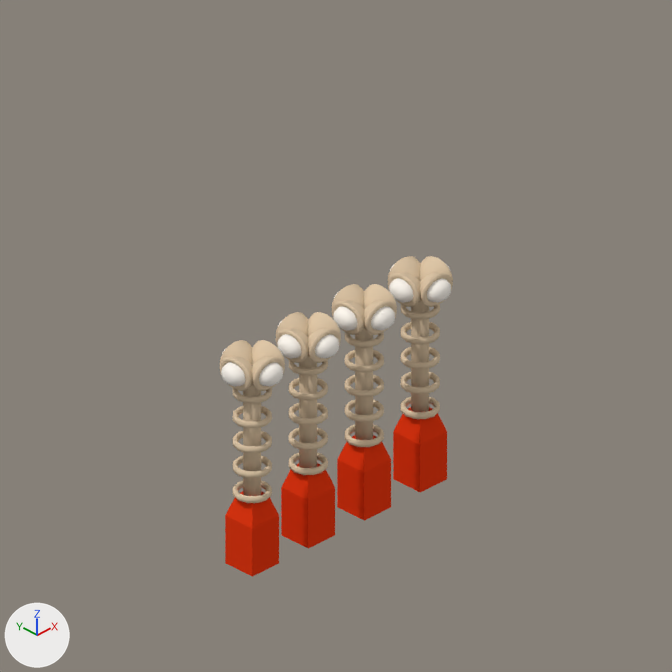
One commit to the Blender file rct2/scenery/MartianTheming/wmw_Martian-Wall/wmw_V001.blend: the scene before it, then after it.
Both versions are drawn from the file's camera 'Camera'. Arrows for +X, +Y and +Z are at lower left; the lights stay in place.
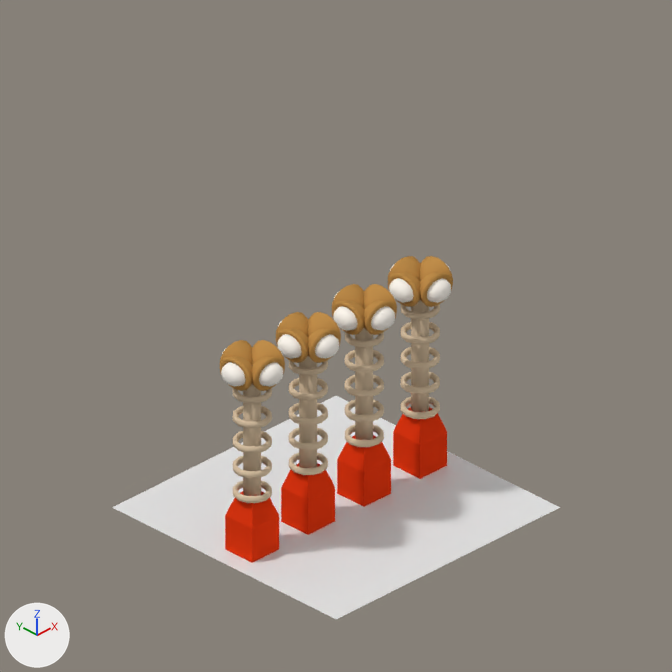
What changed in the scene script:
```text
Add mat_brass_dark:
    mat_brass_dark = diffuse_material('brass_dark')
    mat_brass_dark.base_color = (0.522, 0.268, 0.0698)  # orange #bf8d4b
Change me_circle_008:
    where me_circle_008.from_pydata(...)  # 162 vertices, 176 faces; spans x -0.2..0.2, y -0.3..0.031, z -0.031..0.3
    used by ob_circle_002; parent = ob_cylinder_003; location = (1.5, 0.0, 2.684); rotation_euler = (-0.785, 1.571, 0.0), in degrees (-45, 90, 0); scale = (1.1, 1.38, 1.38)
    me_circle_008 part 1: all 112 faces that had it switch from mat_brass (beige #ddc6a7) to mat_brass_dark (orange #bf8d4b)
Change ob_plane:
    remove ob_plane.hide_render = True
```

Where the change shows, as pixel boxes [x1, y1, x2, y2] in the pictures (672 x 672 px):
'Plane', shown
    after: [112, 396, 560, 619]
part 1 of me_circle_008, recoloured (beige to orange)
    both: [220, 256, 453, 391]
